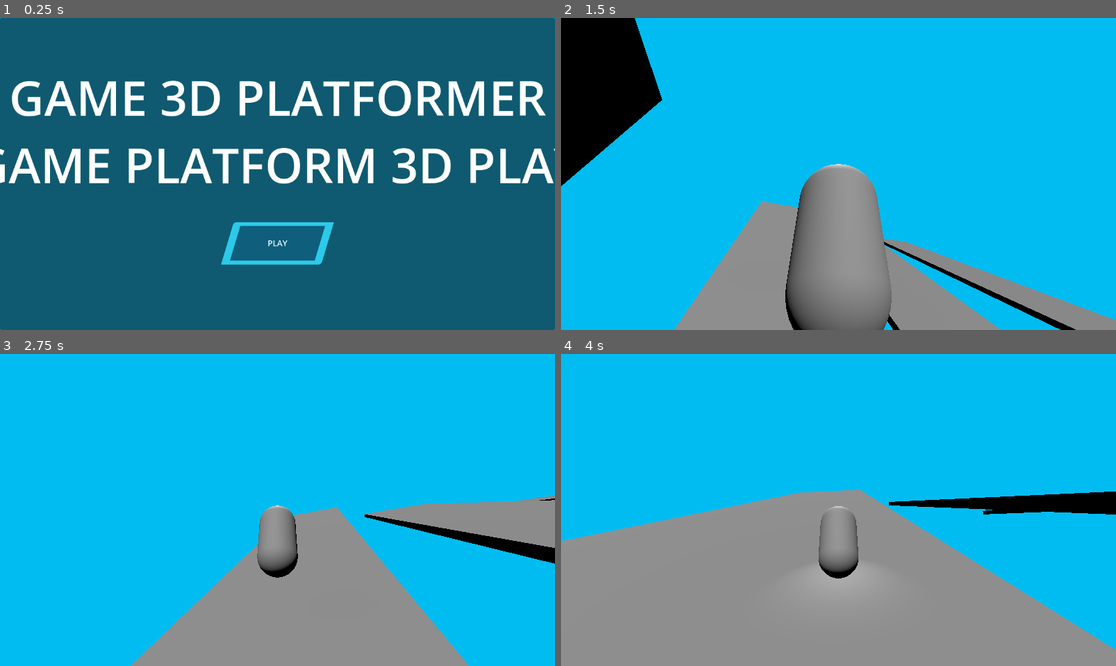
Above: before the commit, frames 1-4 (two rows, left to right).
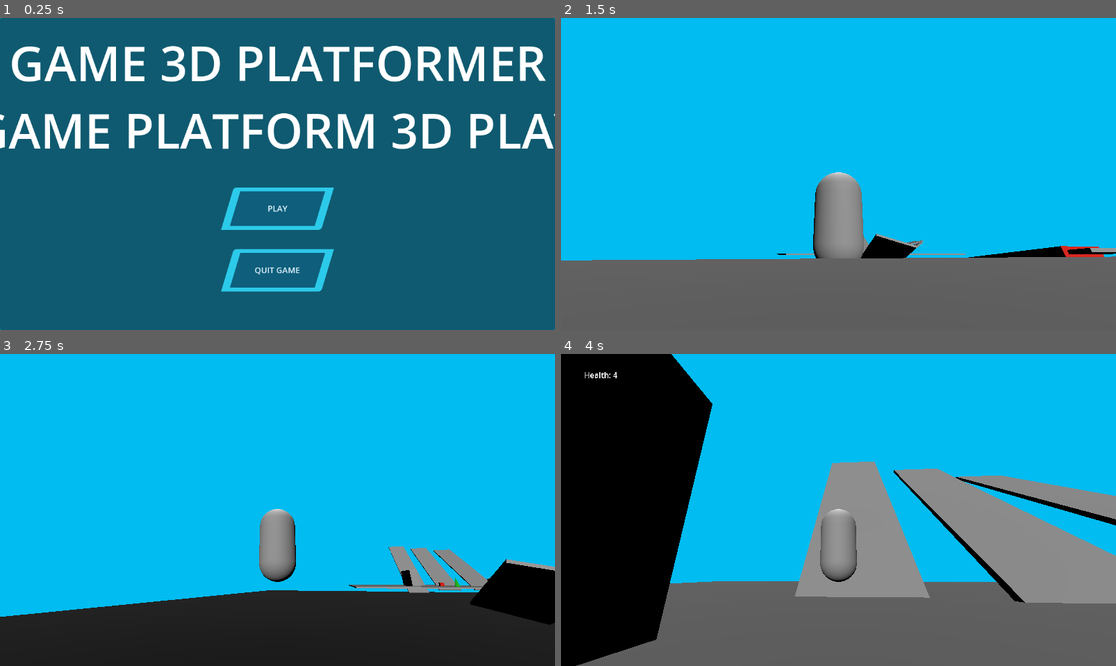
Above: after the commit, the same moments.

Repository: jackmenty/2025-Game
Game: Godot game, scene res://Scenes/Start_screen.tscn
Same seed, same stepped clock (60 frames per second), same inputs: the game is played once before the commit and once after it.
Inputs (mouse positions are in pixels of both pictures, inside the frame that each line leads up to):
- Up to frame 1 (0.25 s): no input
- Up to frame 2 (1.5 s): click "PLAY" at 0.5 s; move the mouse to (866, 174) at 1.27 s; hold W (move_forward) from 1.28 s (still down); hold Shift (sprint) from 1.28 s (still down)
- Up to frame 3 (2.75 s): keep holding W (move_forward); tap Space (jump) at 1.52, 1.55, 1.82, 2.1, 2.27, 2.57 s; move the mouse to (249, 510) at 2.02 s; release Shift (sprint) at 2.03 s; tap Shift (sprint) at 2.3 s
- Up to frame 4 (4 s): keep holding W (move_forward); move the mouse to (849, 503) at 2.77 s; hold Shift (sprint) 2.78-3.53 s; tap Space (jump) at 3.05, 3.77 s; move the mouse to (832, 516) at 3.52 s; tap Shift (sprint) at 3.6 s

The runs differ from the first frame. In frame 1, 20% of the frame differs, in the area x 0-100%, y 8-88%; in frame 2, 33%; in frame 3, 34%; in frame 4, 61%, in the area x 0-100%, y 0-100%.

Commit message:
Working on level

Diff:
--- a/Scenes/Menu.tscn
+++ b/Scenes/Menu.tscn
@@ -40,9 +40,9 @@
 layout_mode = 1
 anchors_preset = -1
 anchor_left = 0.420833
-anchor_top = 0.474074
+anchor_top = 0.641975
 anchor_right = 0.579167
-anchor_bottom = 0.569444
+anchor_bottom = 0.737345
 grow_horizontal = 2
 grow_vertical = 2
 theme_override_font_sizes/font_size = 17
@@ -53,9 +53,9 @@
 layout_mode = 1
 anchors_preset = -1
 anchor_left = 0.420833
-anchor_top = 0.62963
+anchor_top = 0.797531
 anchor_right = 0.579167
-anchor_bottom = 0.725
+anchor_bottom = 0.892901
 offset_left = -5.79962
 offset_right = 5.79962
 grow_horizontal = 2
@@ -78,5 +78,19 @@
 horizontal_alignment = 1
 vertical_alignment = 1
 
+[node name="Reset" type="Button" parent="Panel"]
+layout_mode = 1
+anchors_preset = -1
+anchor_left = 0.423611
+anchor_top = 0.481481
+anchor_right = 0.581945
+anchor_bottom = 0.576851
+grow_horizontal = 2
+grow_vertical = 2
+theme_override_font_sizes/font_size = 17
+text = "RESET"
+metadata/_edit_use_anchors_ = true
+
 [connection signal="pressed" from="Panel/Continue" to="." method="_on_continue_pressed"]
 [connection signal="pressed" from="Panel/Return" to="." method="_on_return_pressed"]
+[connection signal="pressed" from="Panel/Reset" to="." method="_on_reset_pressed"]
--- a/Scenes/Start_screen.tscn
+++ b/Scenes/Start_screen.tscn
@@ -26,9 +26,9 @@
 layout_mode = 1
 anchors_preset = -1
 anchor_left = 0.409722
-anchor_top = 0.654321
+anchor_top = 0.54321
 anchor_right = 0.590278
-anchor_bottom = 0.790123
+anchor_bottom = 0.679012
 grow_horizontal = 2
 grow_vertical = 2
 theme_override_font_sizes/font_size = 17
@@ -38,10 +38,10 @@
 [node name="RichTextLabel" type="Label" parent="Panel"]
 layout_mode = 1
 anchors_preset = -1
-anchor_left = 0.0958333
-anchor_top = 0.148148
-anchor_right = 0.904167
-anchor_bottom = 0.359568
+anchor_left = -0.048177
+anchor_top = 0.037037
+anchor_right = 1.04818
+anchor_bottom = 0.464506
 grow_horizontal = 2
 theme_override_font_sizes/font_size = 100
 text = "GAME 3D PLATFORMER
@@ -50,4 +50,18 @@
 vertical_alignment = 1
 metadata/_edit_use_anchors_ = true
 
+[node name="Reset" type="Button" parent="Panel"]
+layout_mode = 1
+anchors_preset = -1
+anchor_left = 0.409722
+anchor_top = 0.740741
+anchor_right = 0.590278
+anchor_bottom = 0.876543
+grow_horizontal = 2
+grow_vertical = 2
+theme_override_font_sizes/font_size = 17
+text = "QUIT GAME"
+metadata/_edit_use_anchors_ = true
+
 [connection signal="pressed" from="Panel/Play" to="." method="_on_play_pressed"]
+[connection signal="pressed" from="Panel/Reset" to="." method="_on_reset_pressed"]
--- a/Scenes/Test_level.tscn
+++ b/Scenes/Test_level.tscn
@@ -8,61 +8,166 @@
 [node name="Level" type="Node3D"]
 
 [node name="CSGBox3D2" type="CSGBox3D" parent="."]
-transform = Transform3D(1, 0, 0, 0, 1, 0, 0, 0, 1, -11.8308, 6.99323, 0)
+transform = Transform3D(1, 0, 0, 0, 1, 0, 0, 0, 1, -11.8308, 3.52191, 0)
 use_collision = true
 size = Vector3(6.33838, 14.9865, 30)
 
 [node name="CSGBox3D" type="CSGBox3D" parent="."]
-transform = Transform3D(1, 0, 0, 0, 1, 0, 0, 0, 1, 0, 0, -38.5336)
+transform = Transform3D(1, 0, 0, 0, 1, 0, 0, 0, 1, 28.5025, -3.66258, -16.6403)
 use_collision = true
-size = Vector3(300, 1, 222.933)
+size = Vector3(189.961, 1, 179.152)
 
 [node name="Player" parent="." instance=ExtResource("1_tfsjm")]
-transform = Transform3D(1, 0, 0, 0, 1, 0, 0, 0, 1, 0, 2, 0)
+transform = Transform3D(1, 0, 0, 0, 1, 0, 0, 0, 1, -81.1604, 3.18765, 256.265)
 
 [node name="DirectionalLight3D" type="DirectionalLight3D" parent="."]
-transform = Transform3D(1, 0, 0, 0, 0.931894, 0.362731, 0, -0.362731, 0.931894, 0, 18.5691, 41.5467)
+transform = Transform3D(1, 0, 0, 0, 0.931894, 0.362731, 0, -0.362731, 0.931894, 0, 15.0978, 41.5467)
 
 [node name="Damage_box" parent="." instance=ExtResource("3_rbrd7")]
-transform = Transform3D(3, 0, 0, 0, 3, 0, 0, 0, 3, 7.71301, 1.76048, 14.6632)
+transform = Transform3D(3, 0, 0, 0, 3, 0, 0, 0, 3, 7.71301, -1.71084, 14.6632)
+
+[node name="Damage_box" parent="Damage_box" instance=ExtResource("3_rbrd7")]
+transform = Transform3D(0.0121682, -0.543295, 5.20969, 2.45768, 1.2122, 0, -0.258026, 11.5205, 0.245683, -1.93518, -1.76307, 62.7319)
 
 [node name="CSGBox3D3" type="CSGBox3D" parent="."]
-transform = Transform3D(-0.0748185, -0.632212, 0, 0.147865, -0.319894, 0, 0, 0, 0.62712, 54.5584, 7.98159, 7.72868)
+transform = Transform3D(-0.0748185, -0.632212, 0, 0.147865, -0.319894, 0, 0, 0, 0.62712, 54.5584, 4.51027, 7.72868)
 use_collision = true
 size = Vector3(6.33838, 14.9865, 30)
 
 [node name="CSGBox3D4" type="CSGBox3D" parent="."]
-transform = Transform3D(4.66318e-09, 2.37e-08, 0.62712, 0.126811, -0.456126, 0, 0.106681, 0.542193, -2.74123e-08, 29.2445, 21.9052, -57.0592)
+transform = Transform3D(4.66318e-09, 2.37e-08, 0.62712, 0.126811, -0.456126, 0, 0.106681, 0.542193, -2.74123e-08, 29.2445, 18.4339, -57.0592)
 use_collision = true
 size = Vector3(6.33838, 113.341, 30)
 
 [node name="CSGBox3D5" type="CSGBox3D" parent="."]
-transform = Transform3D(5.21068e-09, 2.15144e-08, 0.62712, 0.115116, -0.509679, 0, 0.119207, 0.492191, -2.74123e-08, 1.75885, 21.9052, -57.0592)
+transform = Transform3D(5.21068e-09, 2.15144e-08, 0.62712, 0.115116, -0.509679, 0, 0.119207, 0.492191, -2.74123e-08, 1.75885, 18.4339, -57.0592)
 use_collision = true
 size = Vector3(6.33838, 113.341, 30)
 
 [node name="CSGBox3D6" type="CSGBox3D" parent="."]
-transform = Transform3D(4.66318e-09, 2.37e-08, 0.62712, 0.136637, -0.400908, -2.68116e-09, 0.0937665, 0.584207, -2.72808e-08, 56.7932, 20.5629, -55.1032)
+transform = Transform3D(4.66318e-09, 2.37e-08, 0.62712, 0.136637, -0.400908, -2.68116e-09, 0.0937665, 0.584207, -2.72808e-08, 56.7932, 17.0916, -55.1032)
 use_collision = true
 size = Vector3(6.33838, 120.037, 30)
 
 [node name="CSGBox3D7" type="CSGBox3D" parent="."]
-transform = Transform3D(-0.0341234, -0.693353, 0, 0.162165, -0.145898, 0, 0, 0, 0.62712, 63.5337, 9.8702, 51.6767)
+transform = Transform3D(-0.0341234, -0.693353, 0, 0.162165, -0.145898, 0, 0, 0, 0.62712, 63.5337, 6.39888, 51.6767)
 use_collision = true
 size = Vector3(6.33838, 48.5695, 30)
 
 [node name="CSGBox3D8" type="CSGBox3D" parent="."]
-transform = Transform3D(-0.0603316, -0.297226, -0.521484, 0.153854, -0.166154, -0.180721, -0.012282, -0.621348, 0.297781, 14.2923, 1.59387, 111.232)
+transform = Transform3D(-0.0603316, -0.297226, -0.521484, 0.153854, -0.166154, -0.180721, -0.012282, -0.621348, 0.297781, 14.2923, -1.87745, 111.232)
 use_collision = true
 size = Vector3(6.33838, 48.5695, 30)
 
 [node name="CSGBox3D9" type="CSGBox3D" parent="."]
-transform = Transform3D(0.0553146, 0.0836179, -0.586501, 0.147874, -0.254622, 0.171287, -0.0503536, -0.655896, -0.141266, -24.1914, -0.566961, 156.129)
+transform = Transform3D(0.0553146, 0.0836179, -0.586501, 0.147874, -0.254622, 0.171287, -0.0503536, -0.655896, -0.141266, -24.1914, -4.03828, 156.129)
 use_collision = true
 size = Vector3(6.33838, 48.5695, 30)
 
 [node name="DieBox" parent="." instance=ExtResource("1_rbrd7")]
-transform = Transform3D(510.011, 0, 0, 0, 4.05553, 0, 0, 0, 529.734, 0.613417, -16.3615, -17.9019)
+transform = Transform3D(510.011, 0, 0, 0, 4.05553, 0, 0, 0, 529.734, 0.613417, -19.8328, -17.9019)
 
 [node name="Checkpoint" parent="." instance=ExtResource("4_mrgul")]
-transform = Transform3D(3.2511, 0, 0, 0, 3.2511, 0, 0, 0, 3.2511, 0, 3.5052, 59.4915)
+transform = Transform3D(3.2511, 0, 0, 0, 3.2511, 0, 0, 0, 3.2511, 0, 0.0338826, 59.4915)
+
+[node name="CSGBox3D10" type="CSGBox3D" parent="."]
+transform = Transform3D(-3.42992e-10, -0.0335496, 0.626416, 0.165063, 0.0627911, 0.00263451, -0.0147024, 0.704951, 0.0295774, 5.01825, -4.03828, 207.467)
+use_collision = true
+size = Vector3(6.33838, 48.5695, 30)
+
+[node name="CSGBox3D11" type="CSGBox3D" parent="."]
+transform = Transform3D(-7.24369e-09, -2.05476, 0, 0.165716, -8.98162e-08, 0, 0, 0, 0.627119, 0, -4.03828, 264.116)
+use_collision = true
+size = Vector3(6.33838, 48.5695, 30)
+
+[node name="Damage_box2" parent="." instance=ExtResource("3_rbrd7")]
+transform = Transform3D(157.081, 0, 0, 0, 68.8303, 0, 0, 0, 12.4356, 12.522, 8.09342, 269.984)
+
+[node name="SpotLight3D" type="SpotLight3D" parent="."]
+transform = Transform3D(1, 0, 0, 0, -0.867974, 0.49661, 0, -0.49661, -0.867974, 0, 21.1084, 227.223)
+light_energy = 15.305
+spot_range = 91.3676
+spot_angle = 84.8553
+
+[node name="CSGBox3D12" type="CSGBox3D" parent="."]
+transform = Transform3D(-7.24369e-09, -2.05476, 0, 0.165716, -8.98162e-08, 0, 0, 0, 0.627119, 81.9965, -33.0903, 268.918)
+use_collision = true
+size = Vector3(6.33838, 13.3663, 30)
+
+[node name="DieBox2" parent="." instance=ExtResource("1_rbrd7")]
+transform = Transform3D(510.011, 0, 0, 0, 4.05553, 0, 0, 0, 529.734, 0.613417, -47.8348, 382.025)
+
+[node name="CSGBox3D13" type="CSGBox3D" parent="."]
+transform = Transform3D(-7.24369e-09, -2.05476, 0, 0.165716, -8.98162e-08, 0, 0, 0, 0.627119, 104.259, -23.9162, 295.35)
+use_collision = true
+size = Vector3(6.33838, 9.05326, 30)
+
+[node name="CSGBox3D14" type="CSGBox3D" parent="."]
+transform = Transform3D(-6.14099e-09, -1.74196, -0.332601, 0.165716, -8.98162e-08, 0, -3.84179e-09, -1.08977, 0.531653, 75.8973, -23.9162, 374.543)
+use_collision = true
+size = Vector3(6.33838, 9.05326, 182.329)
+
+[node name="Damage_box3" parent="." instance=ExtResource("3_rbrd7")]
+transform = Transform3D(35.2574, 0, 0, 0, 15.4492, 0, 0, 0, 2.79121, 102.893, -22.2504, 316.753)
+
+[node name="Checkpoint2" parent="." instance=ExtResource("4_mrgul")]
+transform = Transform3D(4.69175, 0, 0, 0, 4.69175, 0, 0, 0, 4.69175, 13.4784, -8.79014, 448.341)
+
+[node name="CSGBox3D15" type="CSGBox3D" parent="."]
+transform = Transform3D(-7.24369e-09, -2.05476, 0, 0.165716, -8.98162e-08, 0, 0, 0, 0.627119, 14.5532, -13.228, 451.622)
+use_collision = true
+size = Vector3(6.33838, 21.9289, 55.9364)
+
+[node name="CSGBox3D16" type="CSGBox3D" parent="."]
+transform = Transform3D(-7.24369e-09, -2.05476, 0, 0.165716, -8.98162e-08, 0, 0, 0, 0.627119, -29.2566, 44.5309, 274.204)
+use_collision = true
+size = Vector3(6.33838, 36.1049, 30)
+
+[node name="CSGBox3D17" type="CSGBox3D" parent="."]
+transform = Transform3D(1.49412e-15, 8.98162e-08, 0.627119, 0.143515, 1.02738, -1.37061e-08, -0.0828582, 1.77947, -2.37397e-08, -1.69826, 65.9993, 319.626)
+use_collision = true
+size = Vector3(6.33838, 43.5062, 30)
+
+[node name="Damage_box4" parent="." instance=ExtResource("3_rbrd7")]
+transform = Transform3D(12.0271, 0, 0, 0, 104.319, 0, 0, 0, 12.4356, -83.8887, 8.09342, 269.984)
+
+[node name="CSGBox3D18" type="CSGBox3D" parent="."]
+transform = Transform3D(-7.24369e-09, -0.378947, 0, 0.165716, -1.65643e-08, 0, 0, 0, 0.627119, -83.7983, -3.99135, 260.201)
+use_collision = true
+size = Vector3(6.33838, 37.0361, 17.5156)
+
+[node name="CSGBox3D19" type="CSGBox3D" parent="."]
+transform = Transform3D(9.05375e-16, 1.65643e-08, 0.627119, 0.165716, -1.65643e-08, 0, 7.24369e-09, 0.378947, -2.74123e-08, -94.9222, 5.64049, 270.086)
+use_collision = true
+size = Vector3(6.33838, 36.7877, 16.5317)
+
+[node name="CSGBox3D20" type="CSGBox3D" parent="."]
+transform = Transform3D(7.24369e-09, 0.378947, -5.48245e-08, 0.165716, -1.65643e-08, 0, -6.33264e-16, -3.31286e-08, -0.627119, -83.5353, 11.0481, 281.032)
+use_collision = true
+size = Vector3(6.33838, 37.0361, 17.5156)
+
+[node name="CSGBox3D21" type="CSGBox3D" parent="."]
+transform = Transform3D(-1.53864e-15, -4.96929e-08, -0.627119, 0.165716, -1.65643e-08, 9.73879e-23, -7.24369e-09, -0.378947, 8.22368e-08, -72.4114, 20.68, 271.147)
+use_collision = true
+size = Vector3(6.33838, 36.7877, 16.5317)
+
+[node name="Damage_box5" parent="." instance=ExtResource("3_rbrd7")]
+transform = Transform3D(4.99224, 0, 0, 0, 0.616157, 0, 0, 0, 13.4401, -83.8887, 17.1427, 280.329)
+
+[node name="CSGBox3D22" type="CSGBox3D" parent="."]
+transform = Transform3D(-7.24369e-09, -0.378947, 0, 0.165716, -1.65643e-08, 0, 0, 0, 0.627119, -83.7983, 28.5985, 260.201)
+use_collision = true
+size = Vector3(6.33838, 37.0361, 17.5156)
+
+[node name="CSGBox3D23" type="CSGBox3D" parent="."]
+transform = Transform3D(9.05375e-16, 1.65643e-08, 0.627119, 0.165716, -1.65643e-08, 0, 7.24369e-09, 0.378947, -2.74123e-08, -94.9222, 34.4286, 270.086)
+use_collision = true
+size = Vector3(6.33838, 36.7877, 16.5317)
+
+[node name="CSGBox3D24" type="CSGBox3D" parent="."]
+transform = Transform3D(7.24369e-09, 0.378947, -5.48245e-08, 0.165716, -1.65643e-08, 0, -6.33264e-16, -3.31286e-08, -0.627119, -83.5353, 38.475, 281.032)
+use_collision = true
+size = Vector3(6.33838, 37.0361, 17.5156)
+
+[node name="Damage_box6" parent="." instance=ExtResource("3_rbrd7")]
+transform = Transform3D(-2.18218e-07, -0.616157, 0, 4.99224, -2.69331e-08, 0, 0, 0, 13.4401, -90.4258, 38.4086, 280.329)
--- a/Scripts/Player.gd
+++ b/Scripts/Player.gd
@@ -4,7 +4,7 @@
 
 @export var hp_label : Label
 const SPEED = 8
-const JUMP_VELOCITY = 25
+const JUMP_VELOCITY = 15
 @export var springarm : SpringArm3D
 @export var camera : Camera3D
 var max_health = 5
@@ -14,7 +14,7 @@
 var time_in_air = 1.0
 #var checkpoint = Vector3.ZERO
 #var start_pos = Vector3.ZERO
-var death_pos = Vector3(0, 2, 0)
+var death_pos = Vector3()
 var return_back = false
 
 
@@ -29,8 +29,7 @@
 func take_damage(damage_amount: int):
 	if damaged:
 		health = health - damage_amount
-		hp_label.text = "health: " + str(health)
-		print(health)
+		hp_label.text = "Health: " + str(health)
 		if health <= 0:
 			await get_tree().process_frame
 			die()
@@ -42,8 +41,7 @@
 		health = health + heal_amount
 		if health > max_health:
 			health = max_health
-		hp_label.text = "health: " + str(health)
-		print(health)
+		hp_label.text = "Health: " + str(health)
 
 func die():
 	await get_tree().process_frame
@@ -58,7 +56,6 @@
 
 func return_to_checkpoint():
 	position = death_pos
-	pass
 
 #func set_checkpoint(position):
 	#checkpoint = position
@@ -70,6 +67,9 @@
 
 	if Input.is_action_just_pressed("jump") and is_on_floor() || Input.is_action_pressed("jump") and time_in_air < .2:
 		velocity.y = JUMP_VELOCITY
+
+	if Input.is_action_just_pressed("jump") and is_on_floor() and Input.is_action_pressed("sprint")|| Input.is_action_pressed("jump") and time_in_air < .2 and Input.is_action_pressed("sprint"):
+		velocity.y = JUMP_VELOCITY + 10
 
 	var was_on_floor = is_on_floor()
 
@@ -87,8 +87,8 @@
 		velocity.x = corrected_dir.x * SPEED
 		velocity.z = corrected_dir.z * SPEED
 		if Input.is_action_pressed("sprint"):
-			velocity.x *= 4
-			velocity.z *= 4
+			velocity.x *= 3
+			velocity.z *= 3
 	else:
 		velocity.x = move_toward(velocity.x, 0, SPEED)
 		velocity.z = move_toward(velocity.z, 0, SPEED)
--- a/Scripts/checkpoint.gd
+++ b/Scripts/checkpoint.gd
@@ -8,5 +8,5 @@
 	if body is CPlayer:
 		if c == false:
 			body.death_pos = position
-			body.heal_up(1)
+			body.heal_up(2)
 			c = true
--- a/Scripts/menu.gd
+++ b/Scripts/menu.gd
@@ -16,3 +16,8 @@
 func _on_return_pressed() -> void:
 	get_tree().change_scene_to_file("res://Scenes/Start_screen.tscn")
 	Engine.time_scale = 1
+
+
+func _on_reset_pressed() -> void:
+	get_tree().reload_current_scene()
+	Engine.time_scale = 1
--- a/Scripts/start_screen.gd
+++ b/Scripts/start_screen.gd
@@ -3,3 +3,7 @@
 
 func _on_play_pressed() -> void:
 	get_tree().change_scene_to_file("res://Scenes/Test_level.tscn")
+
+
+func _on_reset_pressed() -> void:
+	get_tree().quit()
